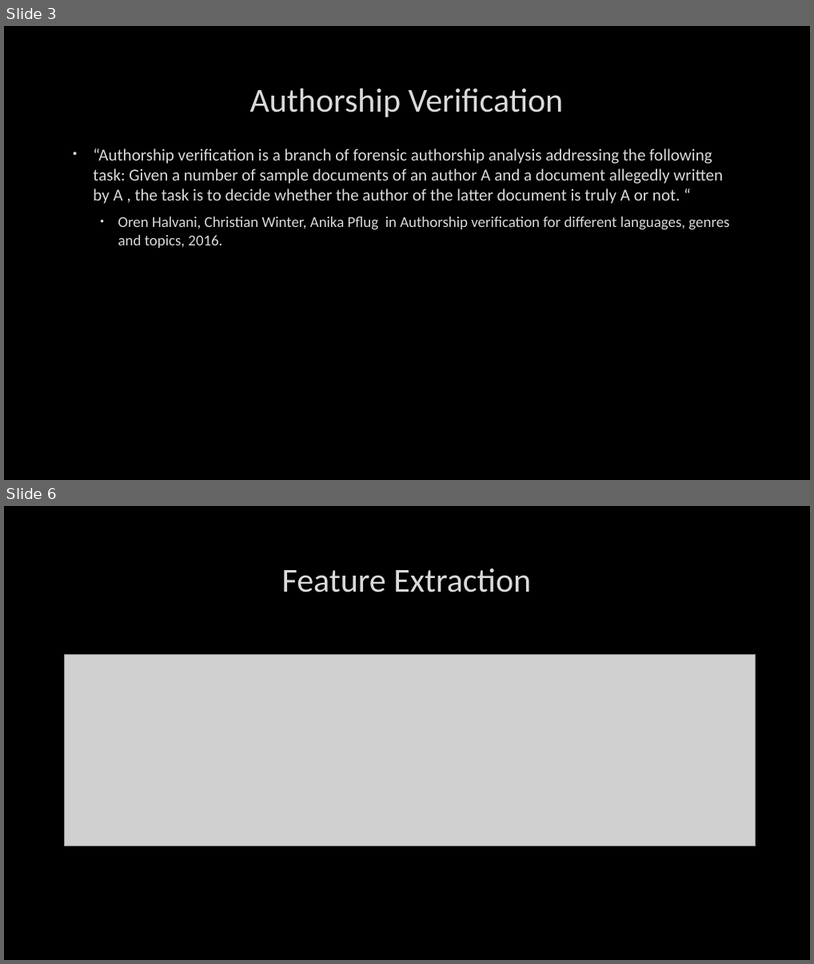
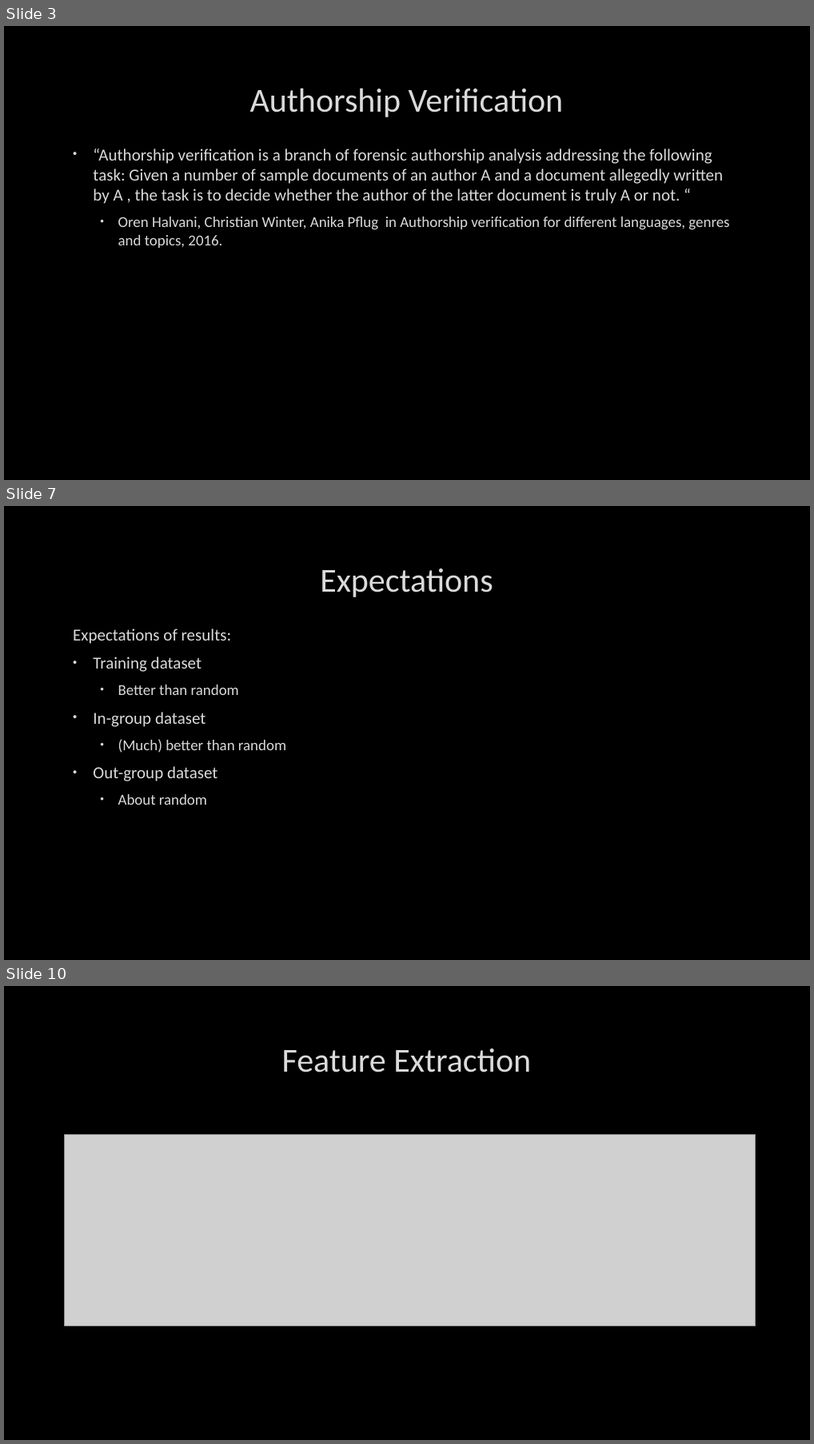
Before and after one commit to BradySheehan/Authorship_Verification, a slide deck: ai_project_presentation.pptx. Shown one above the other, each under a label of ours: slides 3 and 6 before the commit, slides 3, 7 and 10 after it; the slides between them are not shown. The pictures are 814x964 and 814x1444 pixels, drawn with LibreOffice and Linux fonts; fonts in the diff are those of the drawing; grey boxes stand for pictures; background and template pictures are left out. Boxes give left, top, right and bottom in pixels: in the first picture for what was removed or moved away, otherwise in the second. Text is boxed around its words. In the diff, an @@ line names an element or a change of style, - is before the commit and + after.

```diff
--- a/ai_project_presentation.pptx
+++ b/ai_project_presentation.pptx
@@ slide 7 added at [4, 506, 810, 960], background picture (left out) @@
@@ title added at [320, 568, 493, 597], 40 pt, text #DADADA @@
+Expectations
@@ text added at [73, 628, 286, 804], 20 pt, text #DADADA @@
+Expectations of results:
+• Training dataset
+  • Better than random
+• In-group dataset
+  • (Much) better than random
+• Out-group dataset
+  • About random
@@ what was slide 6 is now slide 10 @@
```
Also in this commit, not shown: 3 slides changed, 9 other slides added, 3 slides removed, 2 other files.
